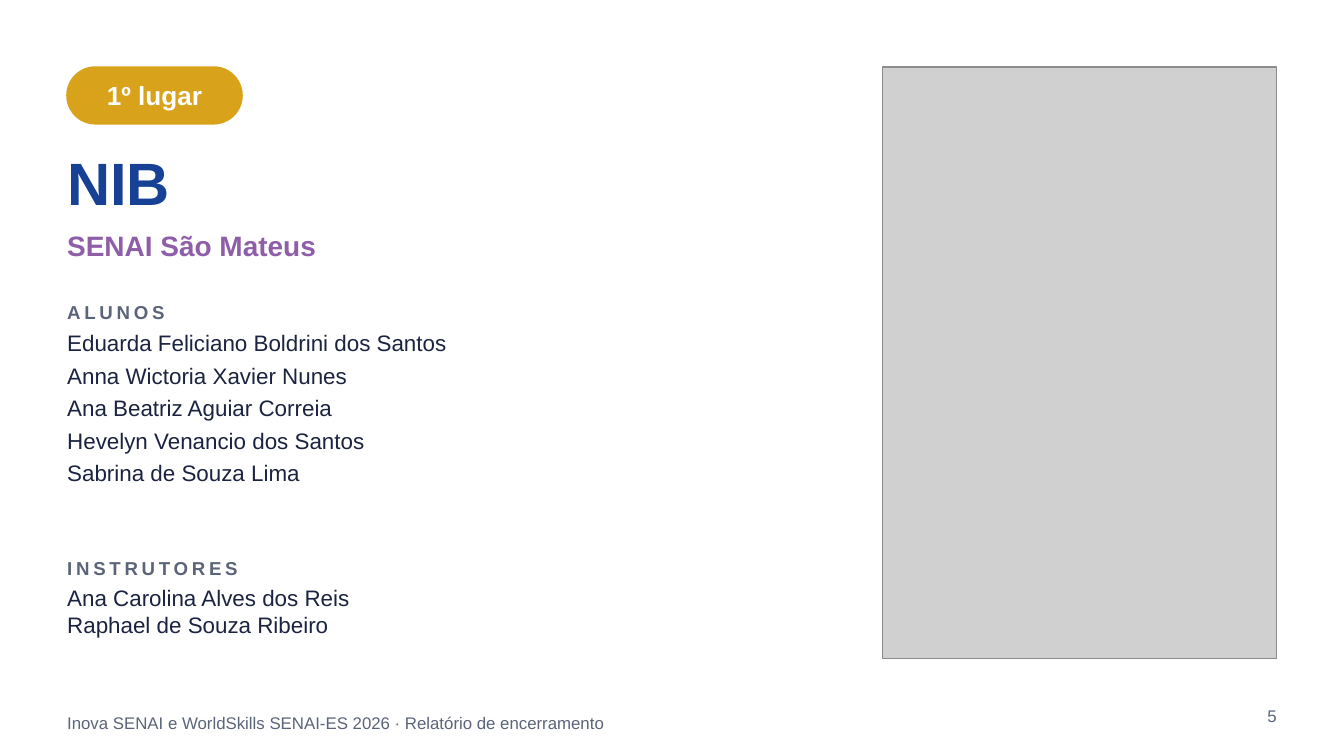
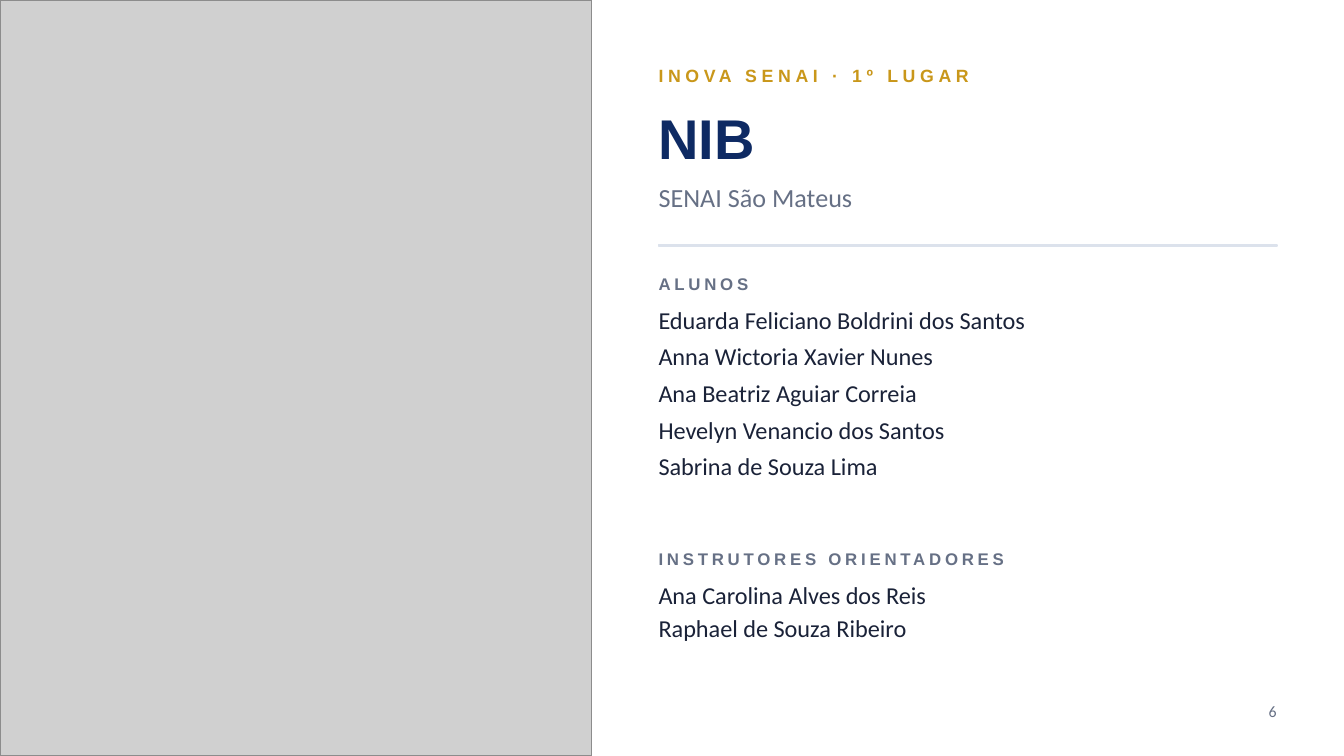
Before and after one commit to renissonsouza-crypto/07-10-26, a slide deck: slide 6 of relatorio-encerramento/Relatorio_Encerramento_Inova_WorldSkills_ES_2026.pptx (slide 5 before the commit). Drawn at 1344x756 pixels with LibreOffice and Linux fonts; fonts in the diff are those of the drawing; grey boxes stand for pictures. Boxes give left, top, right and bottom in pixels: in the first picture for what was removed or moved away, otherwise in the second. Text is boxed around its words. In the diff, an @@ line names an element or a change of style, - is before the commit and + after.

```diff
--- a/relatorio-encerramento/Relatorio_Encerramento_Inova_WorldSkills_ES_2026.pptx
+++ b/relatorio-encerramento/Relatorio_Encerramento_Inova_WorldSkills_ES_2026.pptx
@@ picture: place and size @@
-picture at (883, 67, 1277, 659)
+picture at (0, 0, 591, 755)
@@ rounded rectangle removed at (67, 67, 242, 124) @@
@@ text at (107, 86, 202, 111): text changed; size 14 to 9.5 pt; text colour #FFFFFF to #C9971A @@
-1º lugar
+INOVA SENAI · 1º LUGAR
@@ text "NIB": place and size @@
-text "NIB" at (67, 164, 170, 205)
+text "NIB" at (659, 120, 755, 159)
@@ text "NIB" at (659, 120, 755, 159): size 32 to 30 pt, text colour #164194 to #0E2A63 @@
@@ text "SENAI São Mateus": place and size @@
-text "SENAI São Mateus" at (67, 236, 315, 257)
+text "SENAI São Mateus" at (659, 189, 852, 207)
@@ text "SENAI São Mateus" at (659, 189, 852, 207): size 15 to 14 pt, font Arial to Calibri, text colour #8E5FA8 to #667085, bold off @@
@@ text "ALUNOS": place and size @@
-text "ALUNOS" at (67, 306, 164, 319)
+text "ALUNOS" at (659, 278, 749, 290)
@@ text "ALUNOS" at (659, 278, 749, 290): size 10 to 9 pt, text colour #5B6478 to #667085 @@
@@ rectangle added at (659, 245, 1277, 246), fill #DCE2EC, outline #DCE2EC 1 pt @@
@@ text "Eduarda Feliciano Boldrini dos Santos" at (659, 312, 1025, 475): size 12 to 13 pt, font Arial to Calibri, text colour #1B2340 to #1A2238; more space between paragraphs @@
@@ text "Eduarda Feliciano Boldrini dos Santos": place and size @@
-text "Eduarda Feliciano Boldrini dos Santos" at (67, 334, 447, 482)
+text "Eduarda Feliciano Boldrini dos Santos" at (659, 312, 1025, 475)
@@ text at (67, 562, 237, 575): text changed; size 10 to 9 pt; text colour #5B6478 to #667085 @@
-INSTRUTORES
+INSTRUTORES ORIENTADORES
@@ text "Ana Carolina Alves dos Reis": place and size @@
-text "Ana Carolina Alves dos Reis" at (67, 589, 350, 638)
+text "Ana Carolina Alves dos Reis" at (659, 587, 926, 641)
@@ text "Ana Carolina Alves dos Reis" at (659, 587, 926, 641): size 12 to 13 pt, font Arial to Calibri, text colour #1B2340 to #1A2238; more space between paragraphs @@
@@ text removed at (67, 716, 604, 729) @@
-Inova SENAI e WorldSkills SENAI-ES 2026 · Relatório de encerramento
@@ page number removed at (1267, 710, 1276, 722) @@
-5
@@ page number added at (1269, 706, 1277, 717), 8.5 pt, text #667085 @@
+6
```
Also in this commit, not shown: 9 other slides changed, 8 slides added, 6 slides removed, 1 other file.
